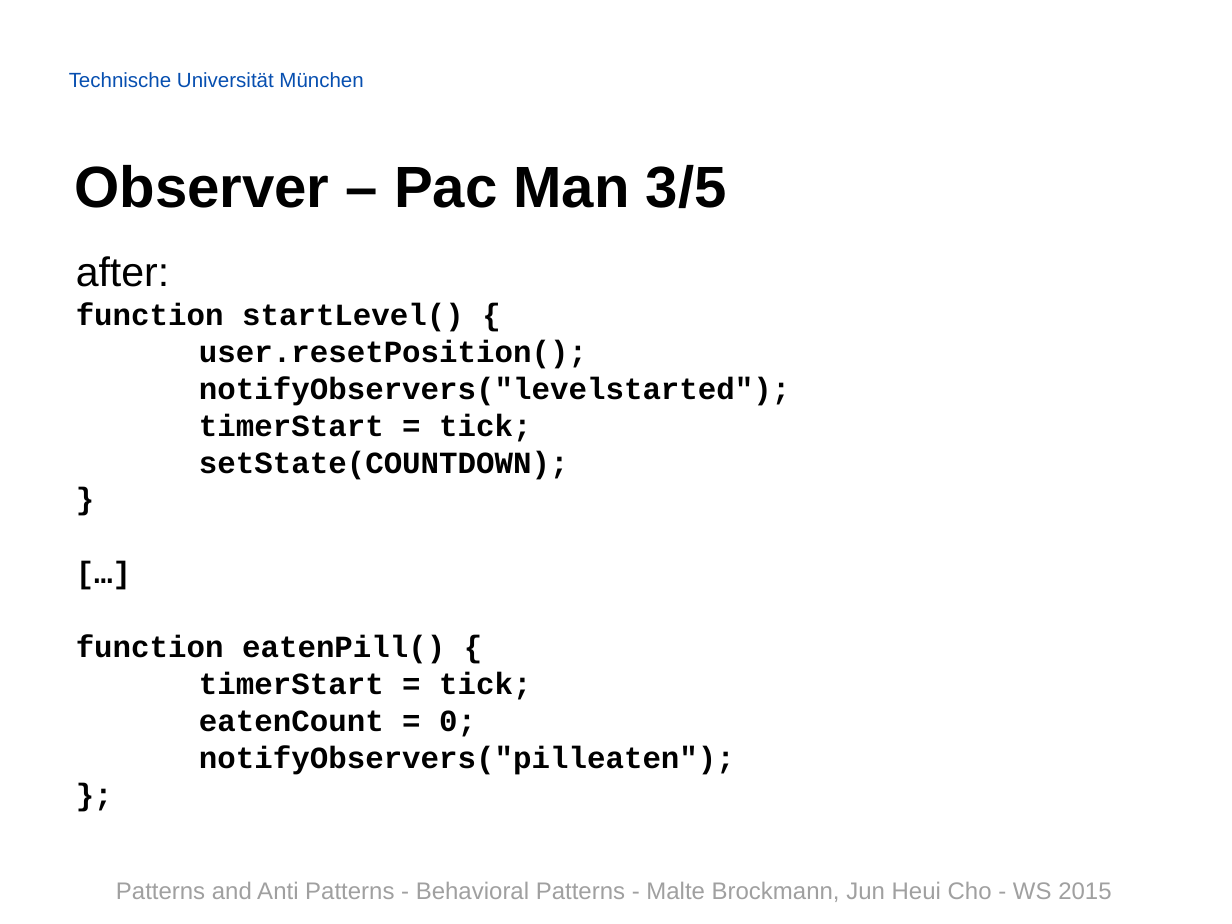
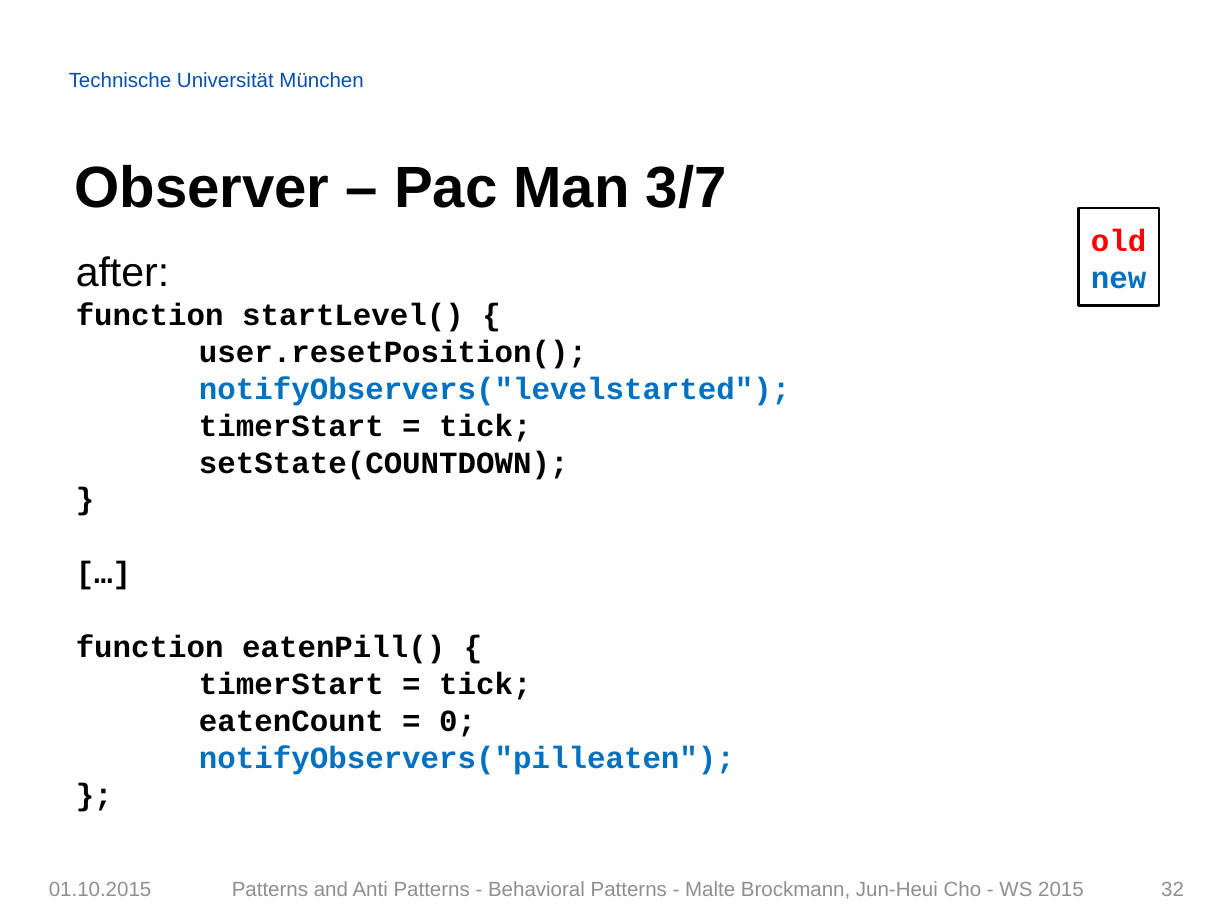
Before and after one commit to Painted6/Behavioral-design-patterns, a slide deck: slide 32 of Behavioral Patterns - JS Patterns and Anti Patterns.pptx. Drawn at 1232x924 pixels with LibreOffice and Linux fonts; fonts in the diff are those of the drawing; background and template pictures are left out. Boxes give left, top, right and bottom in pixels: in the first picture for what was removed or moved away, otherwise in the second. Text is boxed around its words. In the diff, an @@ line names an element or a change of style, - is before the commit and + after.

Commit message:
added proper footer, color coded the codes, added graph for observer pattern, added summary slide

```diff
--- a/Behavioral Patterns - JS Patterns and Anti Patterns.pptx
+++ b/Behavioral Patterns - JS Patterns and Anti Patterns.pptx
@@ title at box(75, 165, 727, 208): text changed @@
-Observer – Pac Man 3/5
+Observer – Pac Man 3/7
@@ rectangle added at box(1079, 208, 1159, 306), outline #000000 1.5 pt, 18 pt, text #FF0000, bold @@
+old
+new
@@ text at box(199, 376, 790, 775): text colour #000000 to #0070C0 in "notifyObservers("levelstarted");", "notifyObservers("pilleaten");" @@
@@ text added at box(49, 882, 152, 896), 12 pt, text #909090 @@
+01.10.2015
@@ text removed at box(116, 882, 1111, 902) @@
-Patterns and Anti Patterns - Behavioral Patterns - Malte Brockmann, Jun Heui Cho - WS 2015
@@ text added at box(232, 881, 1084, 899), 12 pt, text #909090 @@
+Patterns and Anti Patterns - Behavioral Patterns - Malte Brockmann, Jun-Heui Cho - WS 2015
@@ page number added at box(1161, 882, 1184, 896), 12 pt, text #909090 @@
+32
```
Also in this commit, not shown: 42 other slides changed, 3 slides added.
